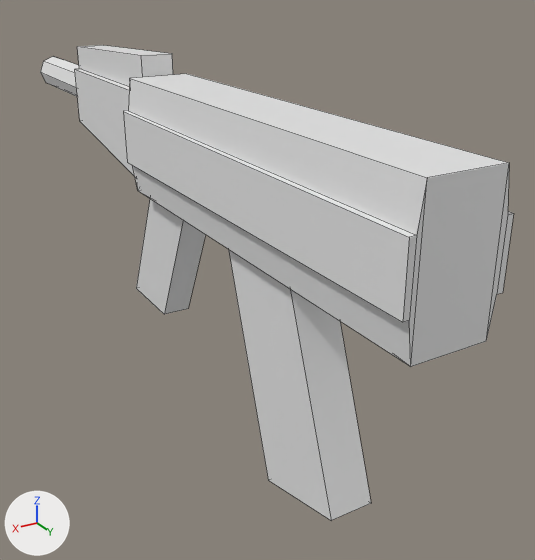
A saved change to the FBX model Assets/Resources/Weapons/SolidRifle.fbx.
Before and after are seen from a camera (50 mm lens) standing at (1.28, 2.57, 1.01) and looking at (-0.3, -0.06, -0.3). The axes (+X, +Y, +Z) are drawn at lower left. The lights are the same throughout. The older version comes first. Mesh edges are drawn as thin lines.

The first picture shows 'SolidRifle'.
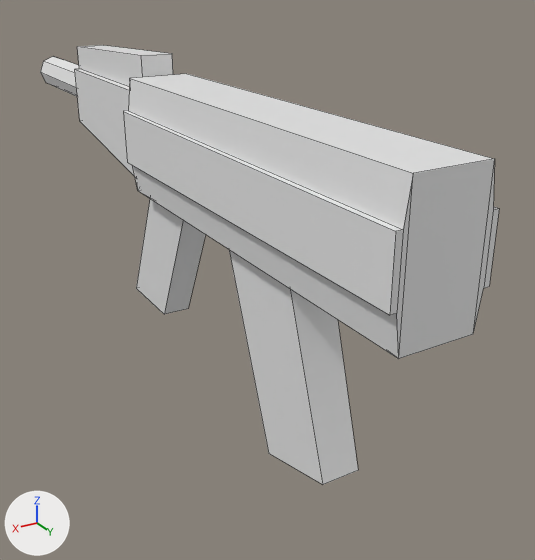
The newer file is also rescaled (x1.145), turned or shifted as a whole; pictures and numbers use the older file's frame.

Diff of the bpy script that builds the scene:
```diff
--- a/Assets/Resources/Weapons/SolidRifle.fbx.py
+++ b/Assets/Resources/Weapons/SolidRifle.fbx.py
@@ me_cube_004 @@
 # used by ob_solidrifle; location = (0.0, 0.322, -0.107)
-me_cube_004.from_pydata(...)  # 72 vertices, 61 faces; spans x -0.17..0.17, y -2.37..1.04, z -0.7..0.76
-me_cube_004.vertices[36].co = (-0.08, 0.27, -0.7)
-me_cube_004.vertices[37].co = (0.08, 0.27, -0.7)  # pixel (268, 480)
-me_cube_004.vertices[38].co = (-0.08, 0.68, -0.59)  # pixel (371, 503)
-me_cube_004.vertices[39].co = (0.08, 0.68, -0.59)  # pixel (331, 520)
+me_cube_004.from_pydata(...)  # 72 vertices, 61 faces; spans x -0.17..0.17, y -2.37..0.99, z -0.59..0.76
+# me_cube_004 part 1: all 12 vertices in x -0.17..0.17, y 1.04, z 0.18..0.67 are moved by (0.0, -0.05, 0.0)
+# me_cube_004 part 2
+me_cube_004.vertices[36].co = (-0.07, 0.25, -0.59)
+me_cube_004.vertices[37].co = (0.07, 0.25, -0.59)  # pixel (268, 453)
+me_cube_004.vertices[38].co = (-0.07, 0.61, -0.5)  # pixel (358, 470)
+me_cube_004.vertices[39].co = (0.07, 0.61, -0.5)  # pixel (322, 484)
```

Location of each change, [x1, y1, x2, y2] in pixels of the pictures (535 x 560 px; the box of a moved part takes in the faces that stretch with it):
'SolidRifle', reshaped (7% shorter)
    before: [40, 45, 514, 520]
    after: [40, 45, 499, 485]
part 1 of me_cube_004, moved or reshaped
    before: [232, 156, 514, 367]
    after: [232, 156, 499, 359]
part 2 of me_cube_004, moved or reshaped
    before: [229, 250, 371, 520]
    after: [229, 250, 358, 485]
